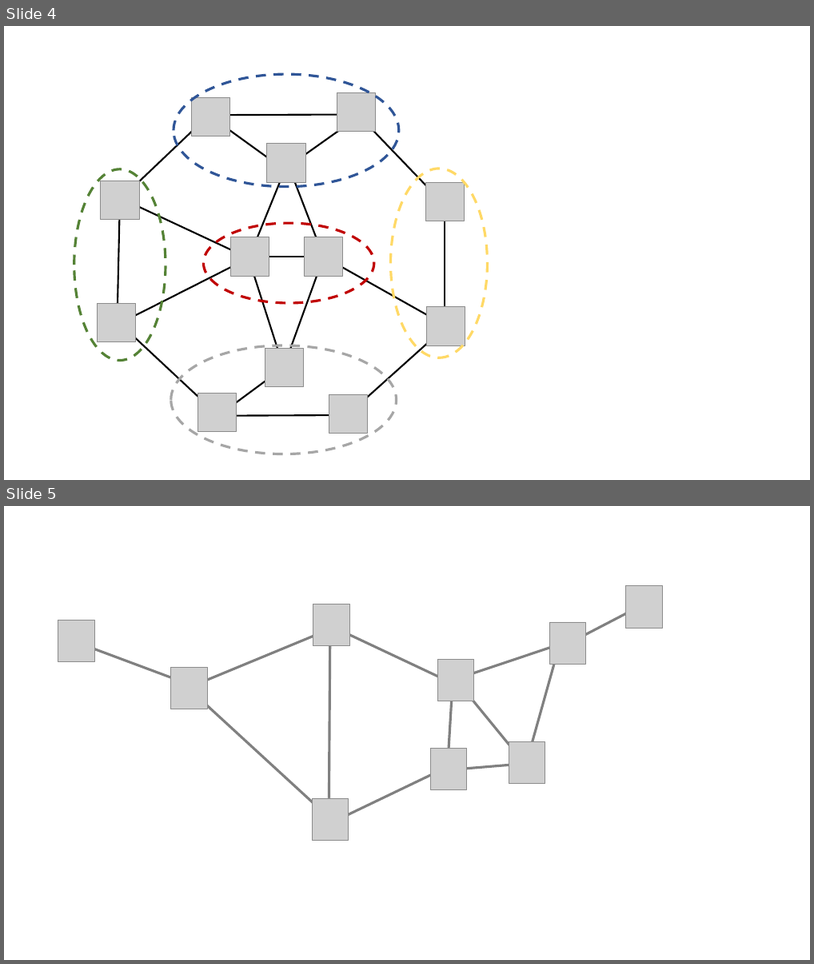
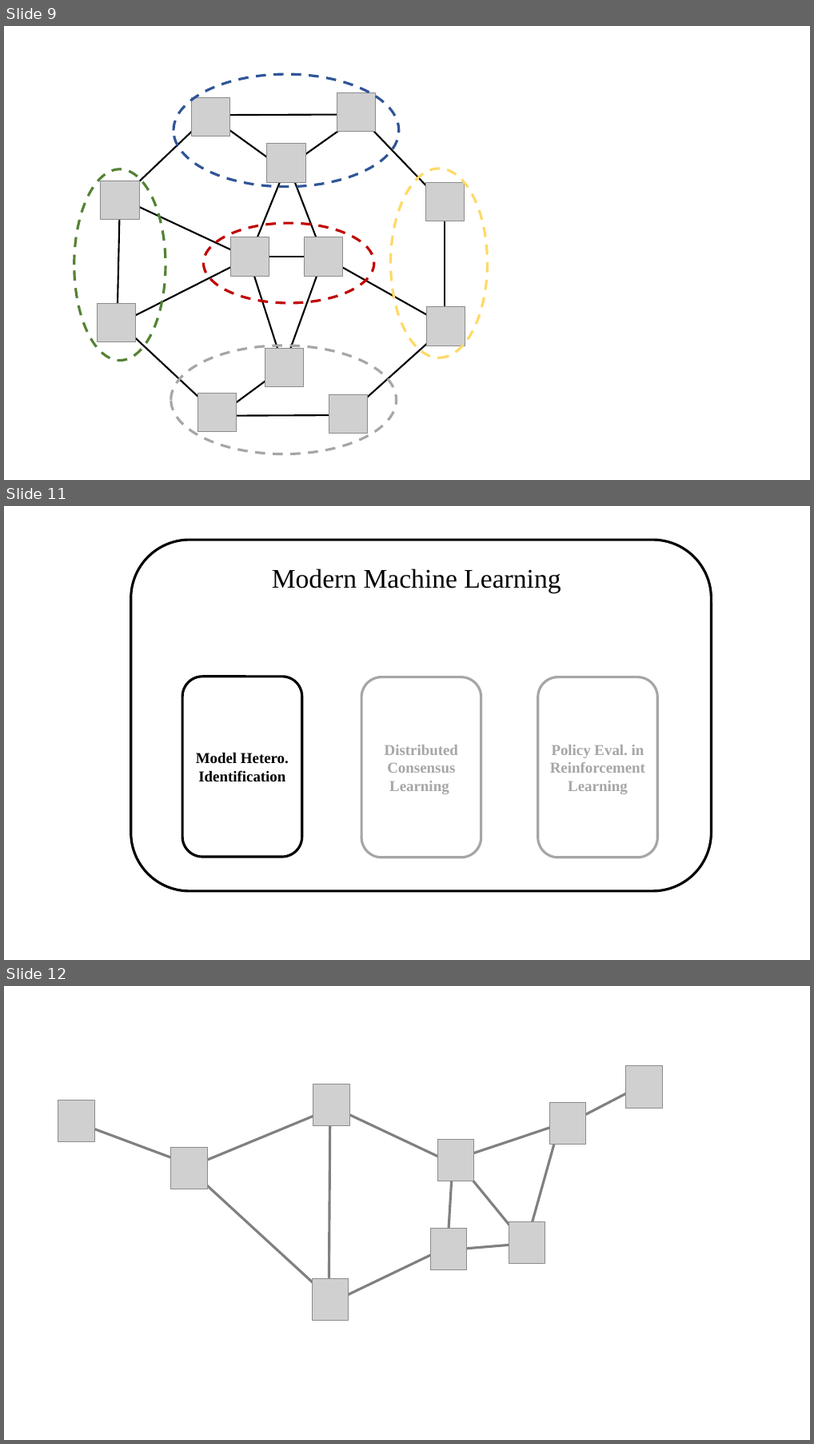
Before and after one commit to xinzhang-nac/xinzhang-nac-old.github.io, a slide deck: images/System.pptx. Shown one above the other, each under a label of ours: slides 4 and 5 before the commit, slides 9, 11 and 12 after it; the slides between them are not shown. The pictures are 814x964 and 814x1444 pixels, drawn with LibreOffice and Linux fonts; fonts in the diff are those of the drawing; grey boxes stand for pictures; background and template pictures are left out. Boxes give left, top, right and bottom in pixels: in the first picture for what was removed or moved away, otherwise in the second. Text is boxed around its words. In the diff, an @@ line names an element or a change of style, - is before the commit and + after.

```diff
--- a/images/System.pptx
+++ b/images/System.pptx
@@ slide 11 added at <box>4,506,810,960</box>, background #FFFFFF @@
@@ rounded rectangle added at <box>131,540,712,891</box>, fill #FFFFFF, outline #000000 3 pt @@
@@ text added at <box>272,568,561,592</box>, 32 pt, text #000000 @@
+Modern Machine Learning
@@ rounded rectangle added at <box>182,676,302,857</box>, fill #FFFFFF, outline #000000 3 pt, 18 pt, text #000000, bold @@
+Model Hetero. Identification
@@ rounded rectangle added at <box>362,677,482,857</box>, fill #FFFFFF, outline #A6A6A6 3 pt, 18 pt, text #A6A6A6, bold @@
+Distributed Consensus Learning
@@ rounded rectangle added at <box>538,677,658,857</box>, fill #FFFFFF, outline #A6A6A6 3 pt, 18 pt, text #A6A6A6, bold @@
+Policy Eval. in Reinforcement Learning
@@ what was slide 4 is now slide 9 @@
@@ what was slide 5 is now slide 12 @@
```
Also in this commit, not shown: 7 other slides added, 3 other files.
